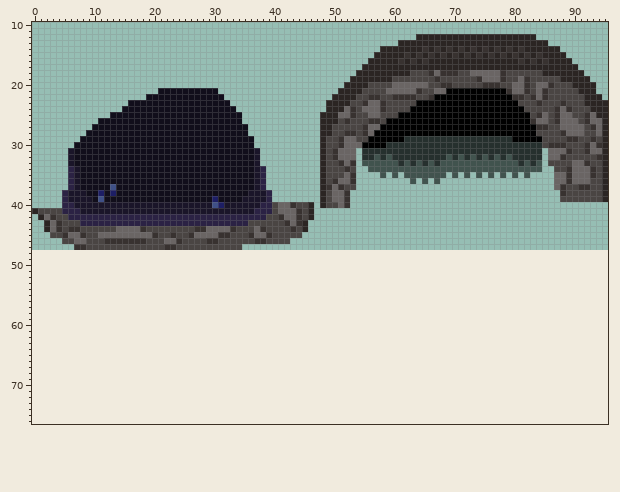
Sprite sheet: graphics/structures/cave_entrance.png. The first picture shows the starting point.
The file is 96x48 pixels. Shown: x 0..95, y 10..76. The old version is drawn lined up with the new one, on the new canvas.
After:
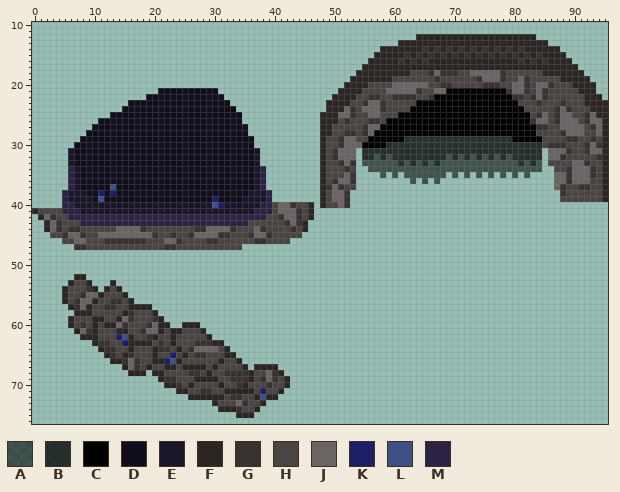
Palette (. is transparent): A #00000090  B #000000be  C #000000  D #110e1b  E #1a1529  F #2b2523  G #383230  H #4a4543  J #6a6564  K #1d1e65  L #3f5087  M #2b2244
The author wrote: Add collapsed cave entrance art to hilltop forest, desert
Change:
canvas 96x48 -> 96x96
@@ x 3..44 @@
 51 ..........................................
-52 ..........................................
-53 ..........................................
-54 ..........................................
-55 ..........................................
-56 ..........................................
-57 ..........................................
-58 ..........................................
-59 ..........................................
-60 ..........................................
-61 ..........................................
-62 ..........................................
-63 ..........................................
-64 ..........................................
-65 ..........................................
-66 ..........................................
-67 ..........................................
-68 ..........................................
-69 ..........................................
-70 ..........................................
-71 ..........................................
-72 ..........................................
-73 ..........................................
-74 ..........................................
-75 ..........................................
+52 ....FF....................................
+53 ...FHHF...F...............................
+54 ..FHHHGF.FHF..............................
+55 ..FHHGJJFHHHF.............................
+56 ..FHGJJFHHGGHF............................
+57 ...FGJFHHGGHHFFFF.........................
+58 ....FFFHHHHHFGHHHF........................
+59 ...FHHHFFHHFJGHHHGF.......................
+60 ...FHGHFHFFJGHHHGJFF..FFF.................
+61 ....FJGFHHHFFHHGJJFHFFHHHF................
+62 .....FFFHHHKLFHHGFHHFHHHHHF...............
+63 .......FGGHHKFFFFHGHFHHHGGGFF.............
+64 ........FGGHHFHHHFGGHFHGJJJJHF............
+65 .........FGHFGHHHFHHKHFHGGHHHFF...........
+66 ..........FFGJGHHFFKLFHHHHHHFHHF..........
+67 ............FJGHFHHFFHFFFFHFHHHHF.FFFF....
+68 .............FFF.FFHHHHGGHFHHGGGGFHHJGF...
+69 ..................FGGHHHFFFFHHGGGFHGJGHF..
+70 ...................FFGHFHHHHFHHGFHHHGHHF..
+71 .....................FFHHGGHHFFFFFHKHHF...
+72 .......................FFFFFFHGGHHFLFF....
+73 ...........................FHHHJGHHF......
+74 ............................FFFGHHF.......
+75 ...............................FFF........
 76 ..........................................
